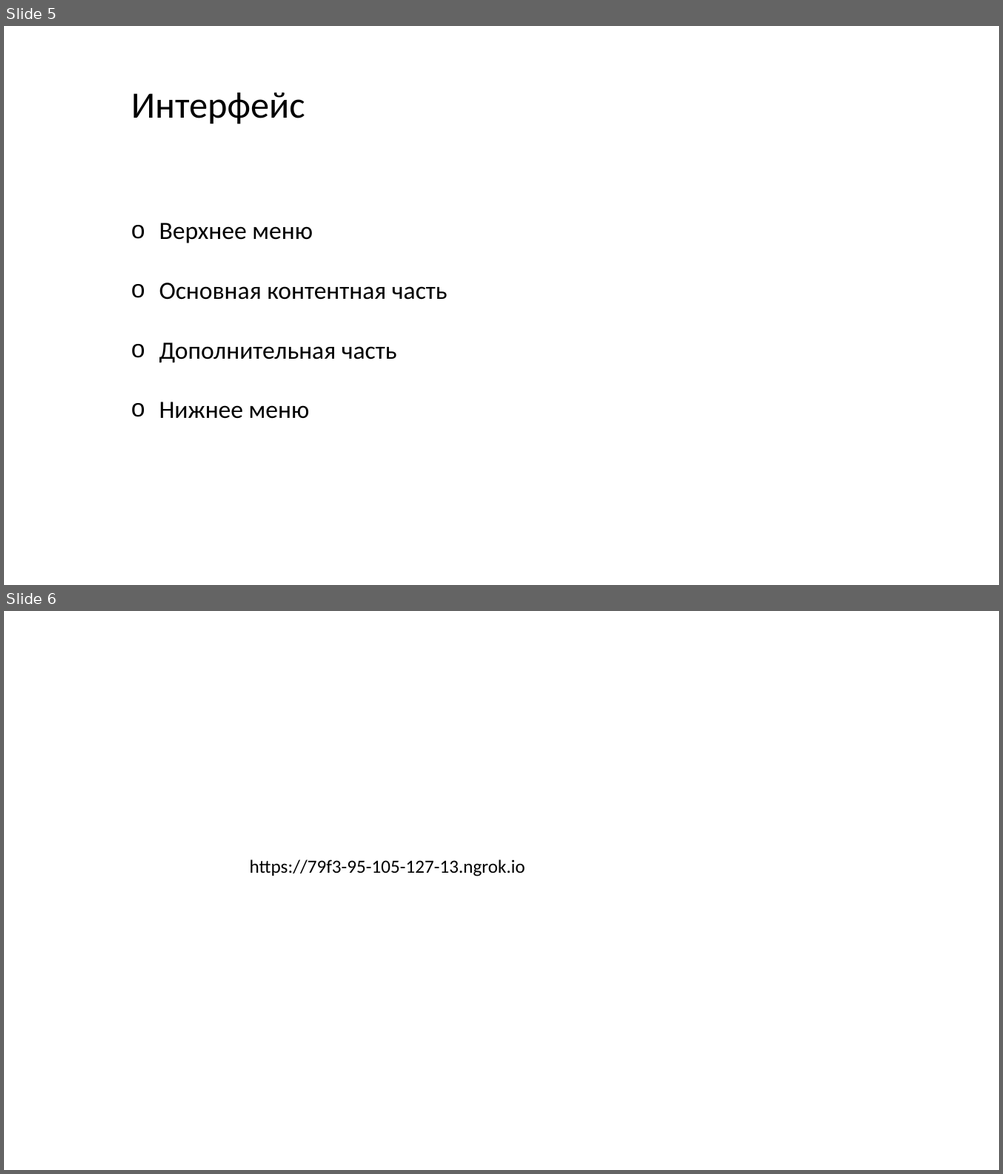
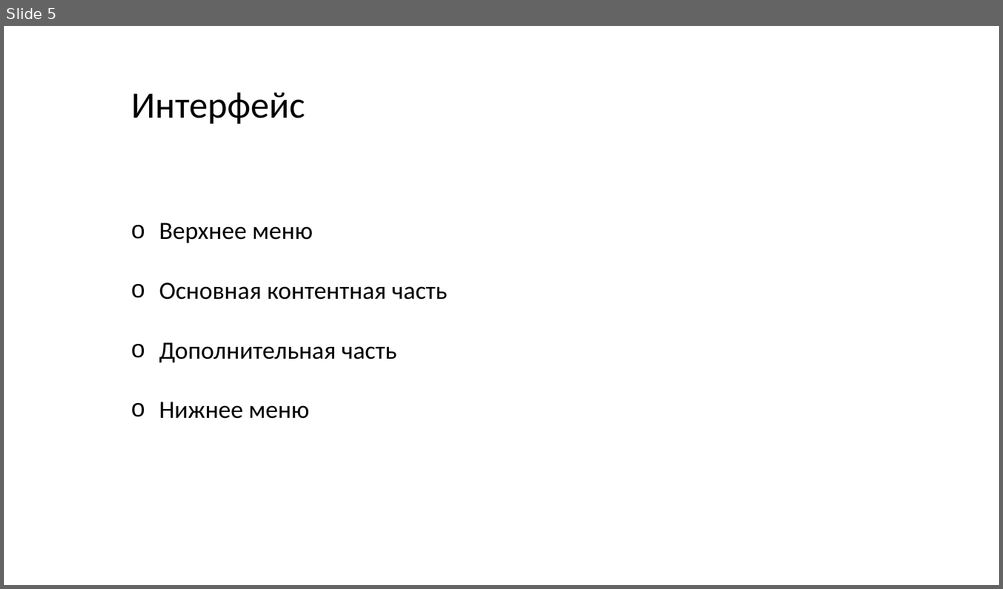
Before and after one commit to domoru-tsukiko/Srawberries, a slide deck: презентация orange forum.pptx. Shown one above the other, each under a label of ours: slides 5 and 6 before the commit, slide 5 after it. The pictures are 1003x1174 and 1003x589 pixels, drawn with LibreOffice and Linux fonts; fonts in the diff are those of the drawing; background and template pictures are left out. Boxes give left, top, right and bottom in pixels: in the first picture for what was removed or moved away, otherwise in the second. Text is boxed around its words. In the diff, an @@ line names an element or a change of style, - is before the commit and + after.

```diff
--- a/презентация orange forum.pptx
+++ b/презентация orange forum.pptx
@@ slide 6 removed at [4,611,999,1170], background picture (left out) @@
@@ text removed at [250,860,525,877] @@
-https://79f3-95-105-127-13.ngrok.io
```
Also in this commit, not shown: 1 slide added.
